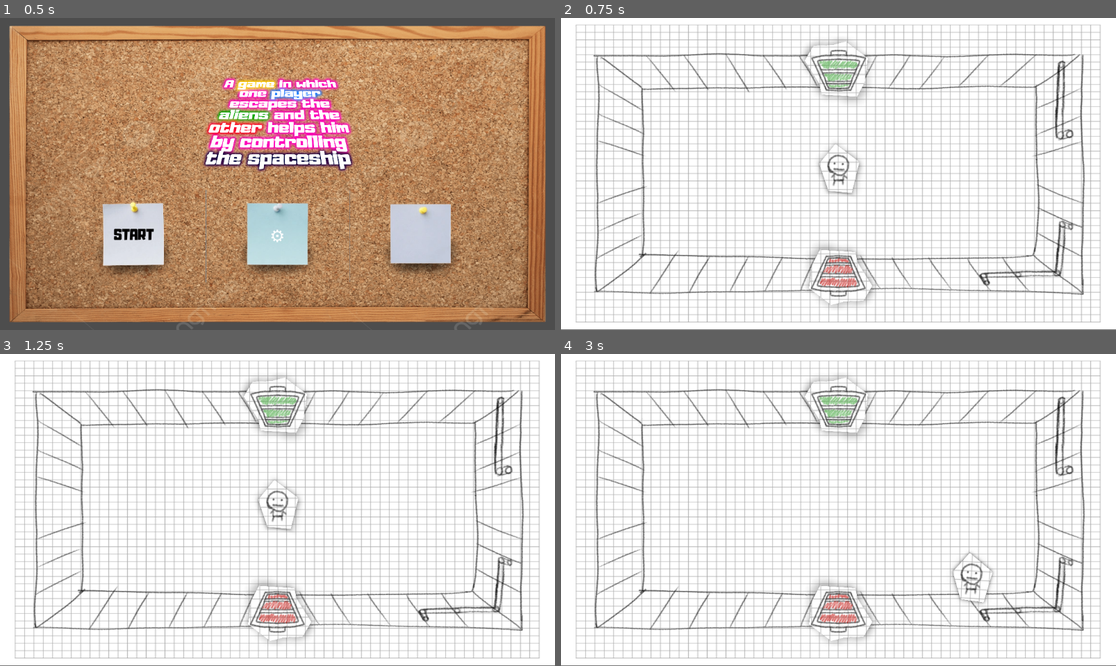
Above: before the commit, frames 1-4 (two rows, left to right).
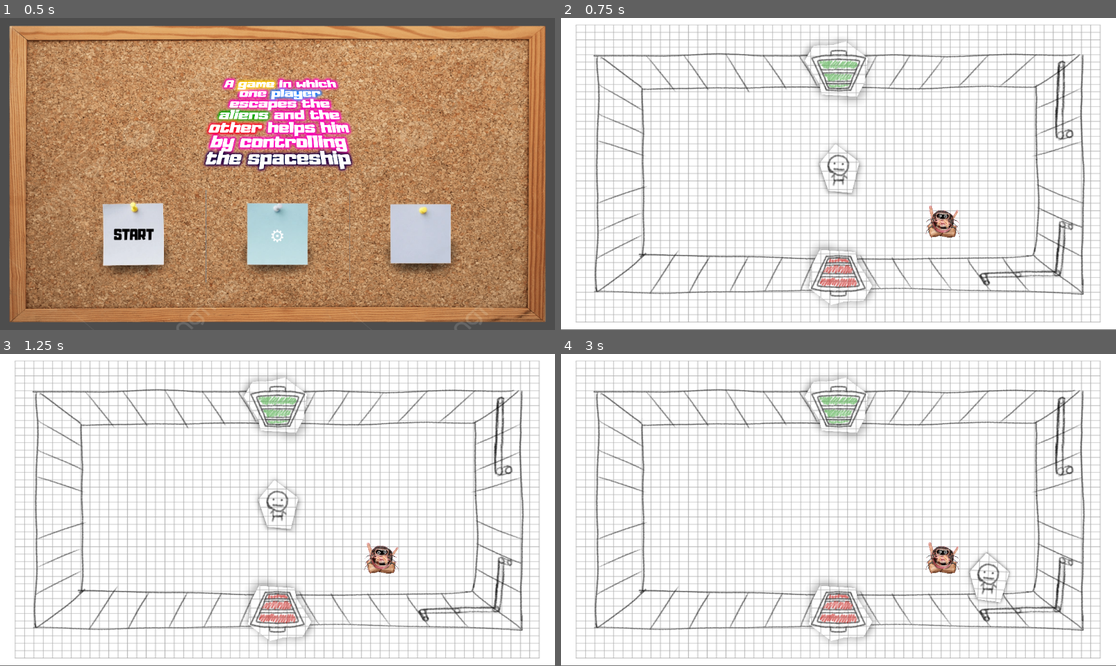
Above: after the commit, the same moments.

Repository: Hadrex0/a-game-in-which-one-player-escapes-the-aliens-and-the-other-helps-him-by-controlling-the-spaceship
Game: Godot game, scene res://assets/scenes/map/main/main_menu.tscn
Same seed, same stepped clock (60 frames per second), same inputs: the game is played once before the commit and once after it.
Inputs (mouse positions are in pixels of both pictures, inside the frame that each line leads up to):
- Up to frame 1 (0.5 s): no input
- Up to frame 2 (0.75 s): click "START" at 0.5 s
- Up to frame 3 (1.25 s): no input
- Up to frame 4 (3 s): tap Enter at 1.25 s; move the mouse to (960, 494) at 1.27 s; hold D (move_right) 1.28-2.03 s; move the mouse to (727, 525) at 2.02 s; hold S (move_down) 2.03-2.78 s; move the mouse to (894, 441) at 2.77 s; hold D (move_right) from 2.78 s (still down)

Frame 1 is identical in both runs. In frame 2, 0.4% of the frame differs, in the area x 65-72%, y 60-71%; in frame 3, 0.4%; in frame 4, 1.2%, in the area x 65-81%, y 60-81%.

Commit message:
Added aliens
- added aliens.
- there is one alien that spawns in the first room.
- alien sits in one of the six spots available for it.
- alien have collision and animation, but it all it have.

Diff:
--- a/assets/scenes/entity/alien/alien.tscn
+++ b/assets/scenes/entity/alien/alien.tscn
@@ -1,6 +1,6 @@
 [gd_scene load_steps=30 format=3 uid="uid://cowm6j5vtemi1"]
 
-[ext_resource type="Script" uid="uid://d25pxgdqxbw4a" path="res://assets/scenes/entity/alien/alien.gd" id="1_gouow"]
+[ext_resource type="Script" uid="uid://d25pxgdqxbw4a" path="res://assets/scenes/entity/alien/base_alien.gd" id="1_gouow"]
 [ext_resource type="Texture2D" uid="uid://drw5u0ksc0slu" path="res://assets/sprites/entity/alien/alien_idle.png" id="2_vvuna"]
 
 [sub_resource type="AtlasTexture" id="AtlasTexture_q8dur"]
@@ -187,8 +187,8 @@
 }]
 
 [sub_resource type="CapsuleShape2D" id="CapsuleShape2D_vvuna"]
-radius = 28.0
-height = 56.0
+radius = 23.0
+height = 46.0
 
 [node name="Alien" type="RigidBody2D"]
 gravity_scale = 0.0
@@ -196,12 +196,11 @@
 metadata/_edit_group_ = true
 
 [node name="AnimatedSprite2D" type="AnimatedSprite2D" parent="."]
-scale = Vector2(0.4, 0.4)
+scale = Vector2(0.2, 0.2)
 sprite_frames = SubResource("SpriteFrames_gouow")
 animation = &"idle"
 autoplay = "idle"
-frame = 22
-frame_progress = 0.3251889
+frame_progress = 0.2513156
 
 [node name="VisibleOnScreenNotifier2D" type="VisibleOnScreenNotifier2D" parent="."]
 
--- a/assets/scenes/entity/alien/alien.gd
+++ b/assets/scenes/entity/alien/base_alien.gd
@@ -1,4 +1,4 @@
-extends RigidBody2D
+class_name BaseAlien extends RigidBody2D
 
 
 # Called when the node enters the scene tree for the first time.
--- a/assets/scenes/map/rooms/starting_room.tscn
+++ b/assets/scenes/map/rooms/starting_room.tscn
@@ -66,7 +66,27 @@
 [node name="EscapePodMarkers" type="Node2D" parent="."]
 
 [node name="EastEscapePod" type="Marker2D" parent="EscapePodMarkers"]
-position = Vector2(796.5, 315)
+position = Vector2(792, 315)
 
 [node name="WestEscapePod" type="Marker2D" parent="EscapePodMarkers"]
 position = Vector2(360, 315)
+
+[node name="AlienMarkers" type="Node2D" parent="."]
+
+[node name="AlienSpot1" type="Marker2D" parent="AlienMarkers"]
+position = Vector2(360, 207)
+
+[node name="AlienSpot2" type="Marker2D" parent="AlienMarkers"]
+position = Vector2(792, 207)
+
+[node name="AlienSpot3" type="Marker2D" parent="AlienMarkers"]
+position = Vector2(468, 315)
+
+[node name="AlienSpot4" type="Marker2D" parent="AlienMarkers"]
+position = Vector2(684, 315)
+
+[node name="AlienSpot5" type="Marker2D" parent="AlienMarkers"]
+position = Vector2(360, 423)
+
+[node name="AlienSpot6" type="Marker2D" parent="AlienMarkers"]
+position = Vector2(792, 423)
--- a/assets/scripts/dungeon/base_room.gd
+++ b/assets/scripts/dungeon/base_room.gd
@@ -1,4 +1,4 @@
-extends Node2D
+class_name BaseRoom extends Node2D
 
 #---CONSTANTS---------------------
 
@@ -32,6 +32,20 @@
 	$EscapePodMarkers/EastEscapePod,
 	$EscapePodMarkers/WestEscapePod
 	]
+
+@onready var _alien_location = [
+	$AlienMarkers/AlienSpot1,
+	$AlienMarkers/AlienSpot2,
+	$AlienMarkers/AlienSpot3,
+	$AlienMarkers/AlienSpot4,
+	$AlienMarkers/AlienSpot5,
+	$AlienMarkers/AlienSpot6
+	]
+
+#---GETTERS-----------------------
+
+func get_alien_location_count() -> int:
+	return 6
 
 #---ADDING-DOOR--------------------
 
@@ -72,3 +86,14 @@
 
 	# Set correct location of the escape_pod.
 	escape_pod.position =_escape_pod_location[randi_range(0, 1)].global_position
+
+#---ADDING-ALIEN-------------------
+func add_alien(location_id: int) -> void:
+	# Select correct escape_pod color.
+	var alien: BaseAlien = load("res://assets/scenes/entity/alien/alien.tscn").instantiate()
+
+	# Add selected escape_pod to the room.
+	add_child(alien)
+
+	# Set correct location of the escape_pod.
+	alien.position =_alien_location[location_id].global_position
--- a/assets/scripts/dungeon/dungeon_manager.gd
+++ b/assets/scripts/dungeon/dungeon_manager.gd
@@ -30,6 +30,11 @@
 # Variables for Player 1
 @onready var player: Player = $"../Player"
 @onready var entrance_markers: Node2D = $"../EntranceMarkers"
+
+# Variables for Aliens.
+@export_category("Aliens")
+@export var alien_count: int = 1
+@onready var aliens : Array = []
 
 #---INITIALIZE-VARIABLES----------
 
@@ -52,6 +57,14 @@
 		"room_scene" : PackedScene
 	}
 
+# Create an alien.
+func make_alien() -> Dictionary:
+	var room = BaseRoom.new()
+	return {
+		"room_id": randi_range(0, 0),
+		"location": randi_range(0, room.get_alien_location_count() - 1)
+	}
+
 #---GETTERS-----------------------
 
 # Get spaceship dimension x
@@ -91,6 +104,7 @@
 	_generate_path(_start, _critical_path_length, "C")
 	_add_branches(_branch_probability)
 	_place_escape_pods()
+	_place_aliens()
 
 # Place entrence point for generating the dungeon.
 func _place_entrance() -> void:
@@ -208,6 +222,10 @@
 
 	# Test-end
 
+func _place_aliens() -> void:
+	# Temporary
+	for i in alien_count:
+		aliens.append(make_alien())
 
 #---ROOM-DISPLAY------------------
 
@@ -233,6 +251,9 @@
 	# Put escape pod in the last non-isolated room.
 	_draw_escape_pods(room, cell)
 
+	# Put aliens in correct spots.
+	_draw_aliens(room, cell)
+
 	# Debug print
 	_print_current_room()
 
@@ -248,6 +269,12 @@
 	# Add escape pod if there is one in this active room.
 	if active_room.end_color != -1:
 		room_scene.call_deferred("add_escape_pod", active_room.end_color)
+
+# Display aliens in correct spots.
+func _draw_aliens(room_scene: Node, active_room) -> void:
+	for i in aliens.size():
+		if aliens[i].room_id == active_room.id:
+			room_scene.call_deferred("add_alien", aliens[i].location)
 
 # Put Player in correct location given by variable "direction"
 func _set_player_pos(direction: String) -> void:
Renamed: assets/scenes/entity/alien/alien.gd.uid -> assets/scenes/entity/alien/base_alien.gd.uid
